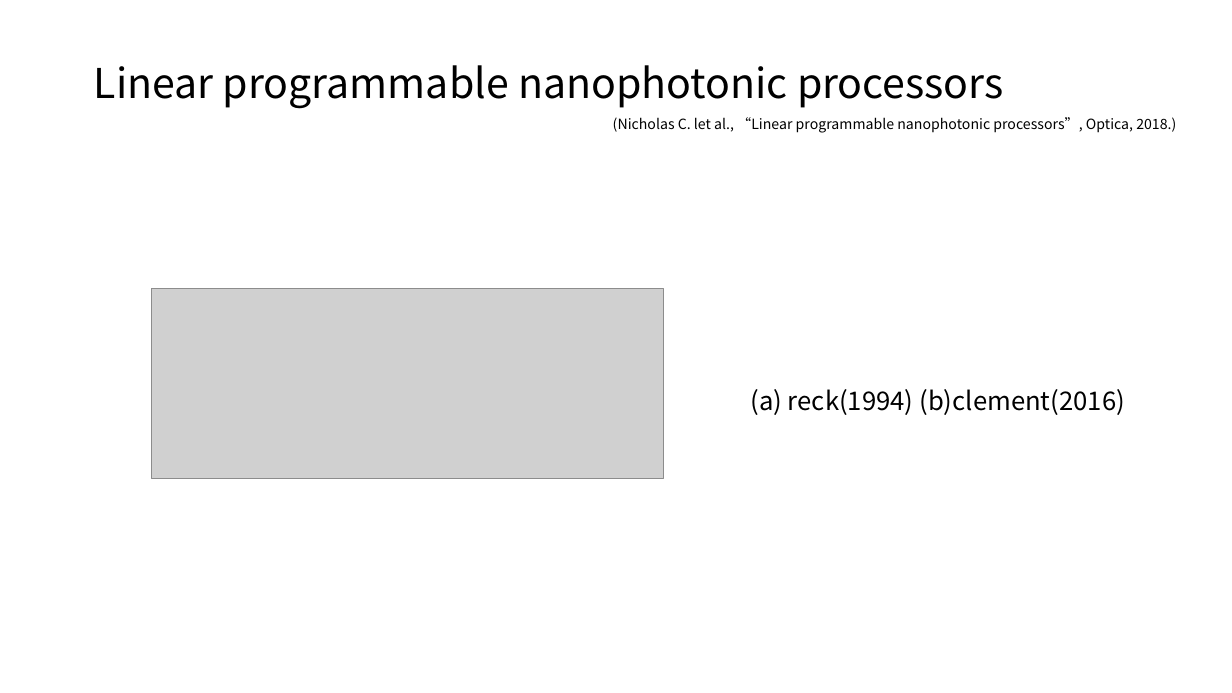
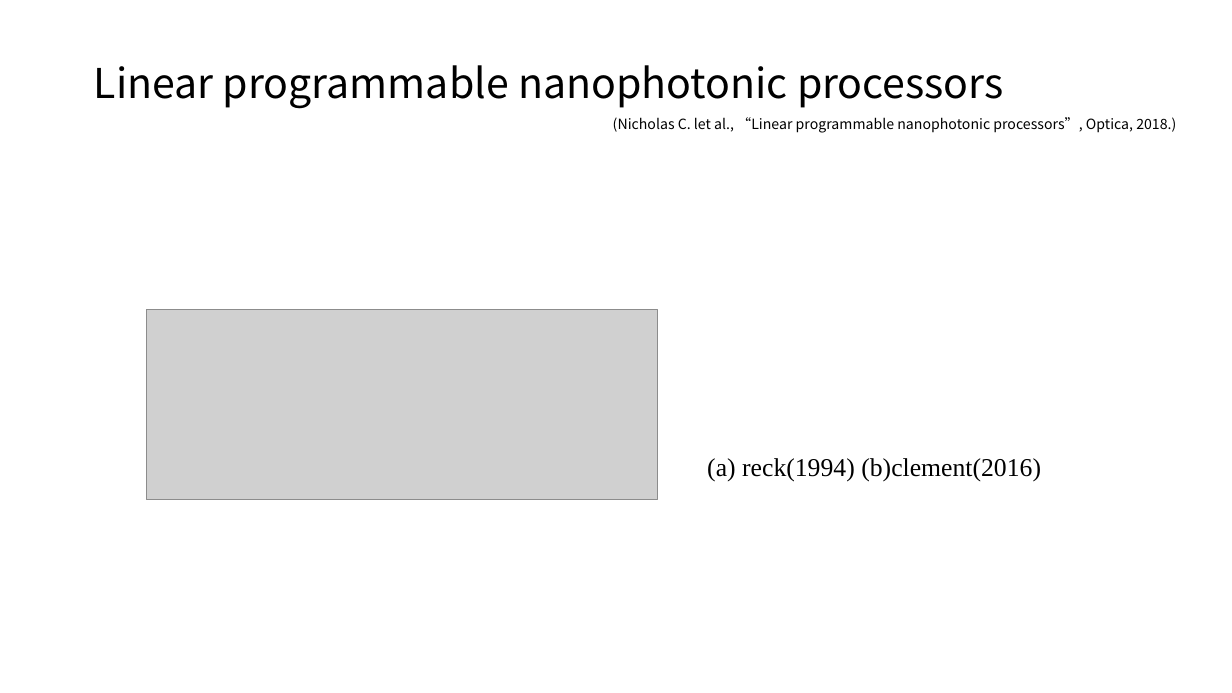
Before and after one commit to lucaschang95/DiscussionWithLin, a slide deck: slide 12 of 20190918 - 光芯片深度学习调研.pptx (slide 13 before the commit). Drawn at 1232x693 pixels with LibreOffice and Linux fonts; fonts in the diff are those of the drawing; grey boxes stand for pictures. Boxes give left, top, right and bottom in pixels: in the first picture for what was removed or moved away, otherwise in the second. Text is boxed around its words. In the diff, an @@ line names an element or a change of style, - is before the commit and + after.

```diff
--- a/20190918 - 光芯片深度学习调研.pptx
+++ b/20190918 - 光芯片深度学习调研.pptx
@@ picture: place and size @@
-picture at bbox=[152, 288, 663, 480]
+picture at bbox=[146, 310, 657, 501]
@@ text "(a) reck(1994) (b)clement(2016)": place and size @@
-text "(a) reck(1994) (b)clement(2016)" at bbox=[750, 389, 1125, 415]
+text "(a) reck(1994) (b)clement(2016)" at bbox=[707, 458, 1041, 482]
@@ text "(a) reck(1994) (b)clement(2016)" at bbox=[707, 458, 1041, 482]: font Noto Sans CJK SC to Times New Roman @@
```
Also in this commit, not shown: 10 other slides changed, 2 slides added, 3 slides removed.
